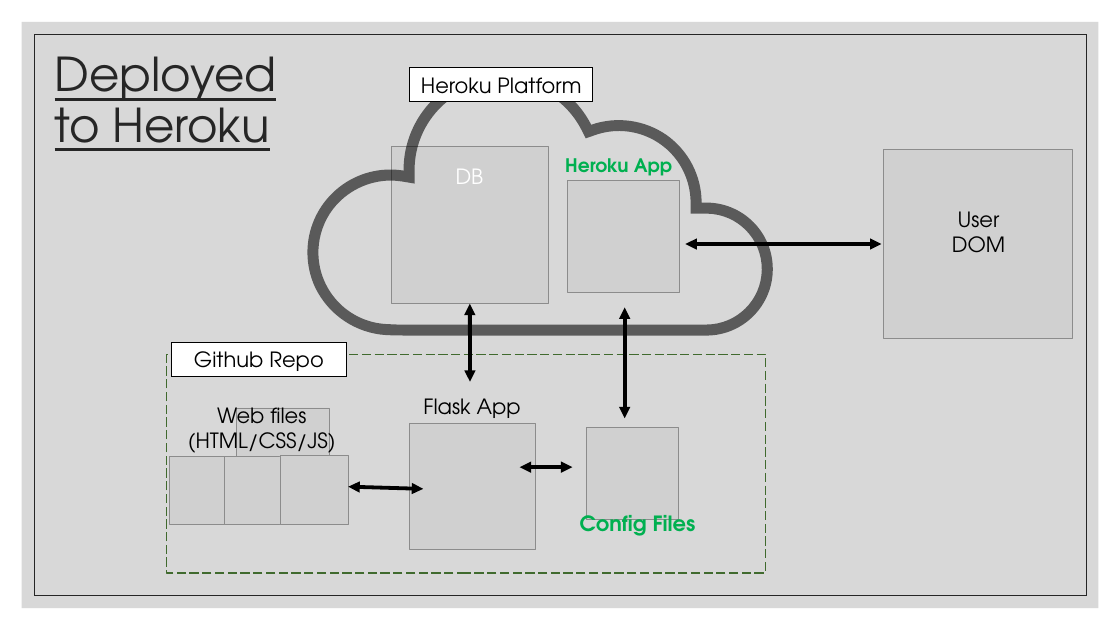
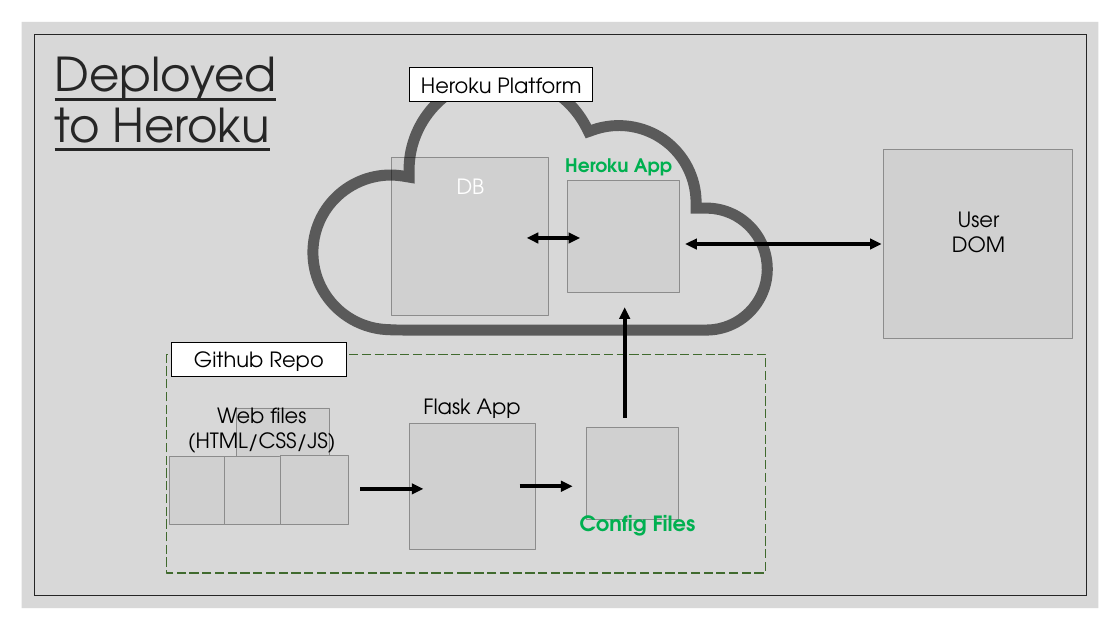
Before and after one commit to RussellMcGrath/class_heroku_demo, a slide deck: slide 4 of Heroku Deployment Diagrams.pptx. Drawn at 1120x630 pixels with LibreOffice and Linux fonts; fonts in the diff are those of the drawing; grey boxes stand for pictures. Boxes give left, top, right and bottom in pixels: in the first picture for what was removed or moved away, otherwise in the second. Text is boxed around its words. In the diff, an @@ line names an element or a change of style, - is before the commit and + after.

```diff
--- a/Heroku Deployment Diagrams.pptx
+++ b/Heroku Deployment Diagrams.pptx
@@ picture: place and size @@
-picture at box(392, 146, 549, 303)
+picture at box(392, 158, 549, 315)
@@ text "DB": place and size @@
-text "DB" at box(456, 169, 484, 184)
+text "DB" at box(457, 179, 485, 194)
@@ double arrow moved from (470, 304) - (471, 381) to (527, 238) - (580, 238) @@
@@ double arrow (625, 308) - (625, 418): double arrow to arrow @@
@@ double arrow moved from (349, 486) - (423, 489) to (360, 489) - (423, 489) @@
@@ double arrow (360, 489) - (423, 489): double arrow to arrow @@
@@ double arrow moved from (520, 467) - (572, 467) to (520, 486) - (572, 486) @@
@@ double arrow (520, 486) - (572, 486): double arrow to arrow @@
```
Also in this commit, not shown: 3 other slides changed, 2 other files.
